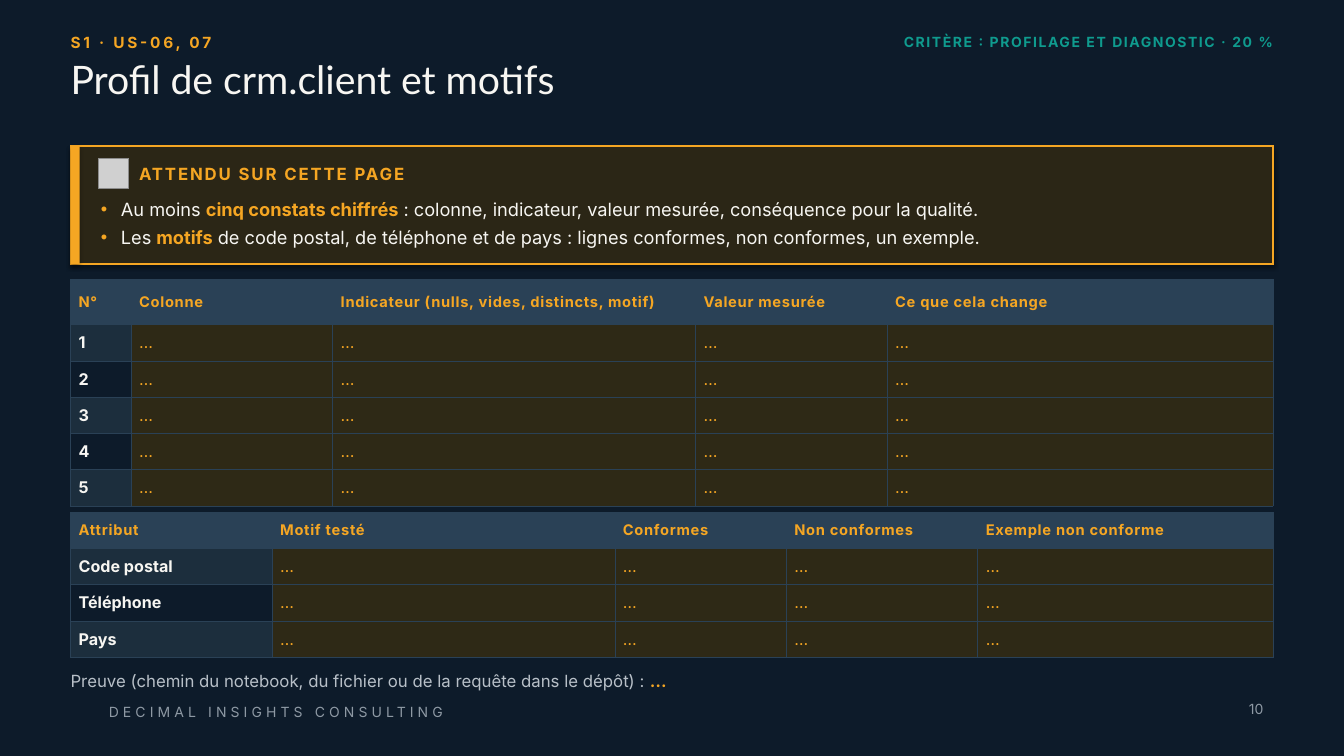
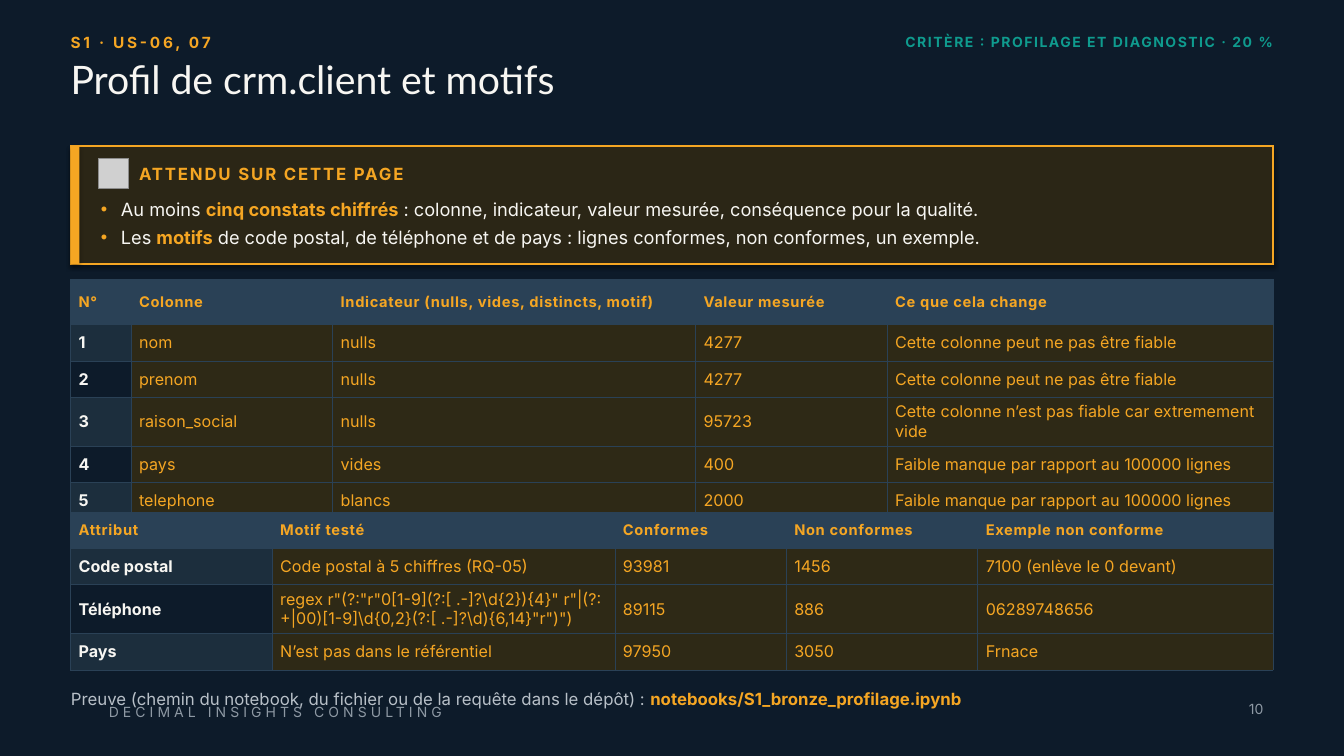
Before and after one commit to 0TRDavid/td-qualite-g00, a slide deck: slide 10 of livrables/Livrable_Groupe_TD_AssurConnect.pptx. Drawn at 1344x756 pixels with LibreOffice and Linux fonts; fonts in the diff are those of the drawing; grey boxes stand for pictures; background and template pictures are left out. Boxes give left, top, right and bottom in pixels: in the first picture for what was removed or moved away, otherwise in the second. Text is boxed around its words. In the diff, an @@ line names an element or a change of style, - is before the commit and + after.

```diff
--- a/livrables/Livrable_Groupe_TD_AssurConnect.pptx
+++ b/livrables/Livrable_Groupe_TD_AssurConnect.pptx
@@ text "S1 · US-06, 07" at (71,36,211,51): letter spacing 2 to 1.9 pt @@
@@ table at (71,279,1273,514) @@
-row 2: 1 | … | … | … | …
+row 2: 1 | nom | nulls | 4277 | Cette colonne peut ne pas être fiable
-row 3: 2 | … | … | … | …
+row 3: 2 | prenom | nulls | 4277 | Cette colonne peut ne pas être fiable
-row 4: 3 | … | … | … | …
+row 4: 3 | raison_social | nulls | 95723 | Cette colonne n’est pas fiable car extremement vide
-row 5: 4 | … | … | … | …
+row 5: 4 | pays | vides | 400 | Faible manque par rapport au 100000 lignes
-row 6: 5 | … | … | … | …
+row 6: 5 | telephone | blancs | 2000 | Faible manque par rapport au 100000 lignes
@@ letter spacing 0.6 to 0.5 pt in "N°", "Colonne", "Indicateur (nulls, vides, distincts, motif)", "Valeur mesurée" and 1 more places @@
@@ table at (71,512,1273,665) @@
-row 2: Code postal | … | … | … | …
+row 2: Code postal | Code postal à 5 chiffres (RQ-05) | 93981 | 1456 | 7100 (enlève le 0 devant)
-row 3: Téléphone | … | … | … | …
+row 3: Téléphone | regex r"(?:"r"0[1-9](?:[ .-]?\d{2}){4}" r"|(?:+|00)[1-9]\d{0,2}(?:[ .-]?\d){6,14}"r")") | 89115 | 886 | 06289748656
-row 4: Pays | … | … | … | …
+row 4: Pays | N’est pas dans le référentiel | 97950 | 3050 | Frnace
@@ letter spacing 0.6 to 0.5 pt in "Attribut", "Motif testé", "Conformes", "Non conformes" and 1 more places @@
@@ text at (71,692,961,710): text changed @@
-Preuve (chemin du notebook, du fichier ou de la requête dans le dépôt) : …
+Preuve (chemin du notebook, du fichier ou de la requête dans le dépôt) : notebooks/S1_bronze_profilage.ipynb
@@ text "DECIMAL INSIGHTS CONSULTING" at (109,696,613,728): letter spacing 3 to 2.9 pt @@
```
Also in this commit, not shown: 46 other slides changed, 3 other files.
